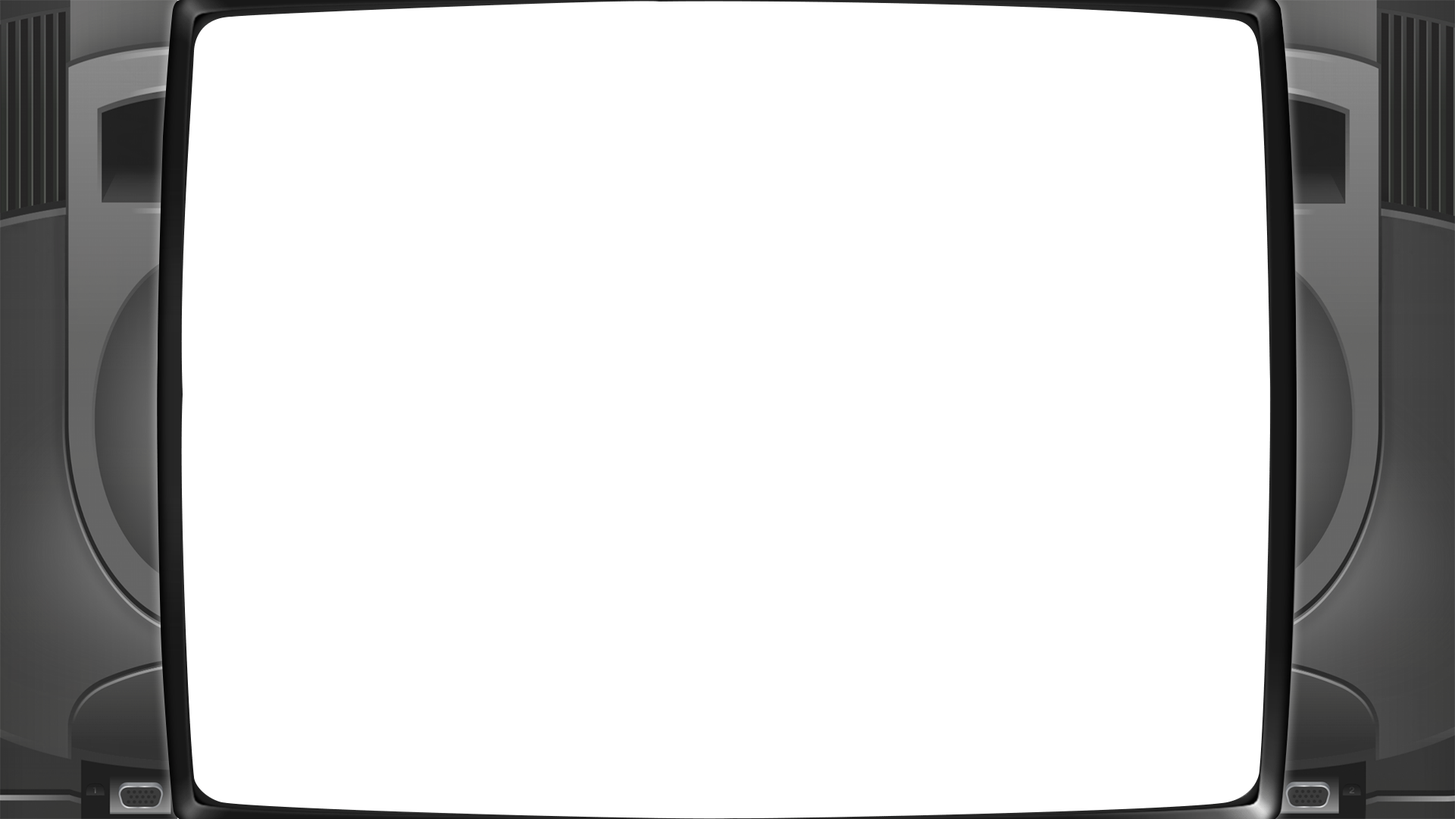
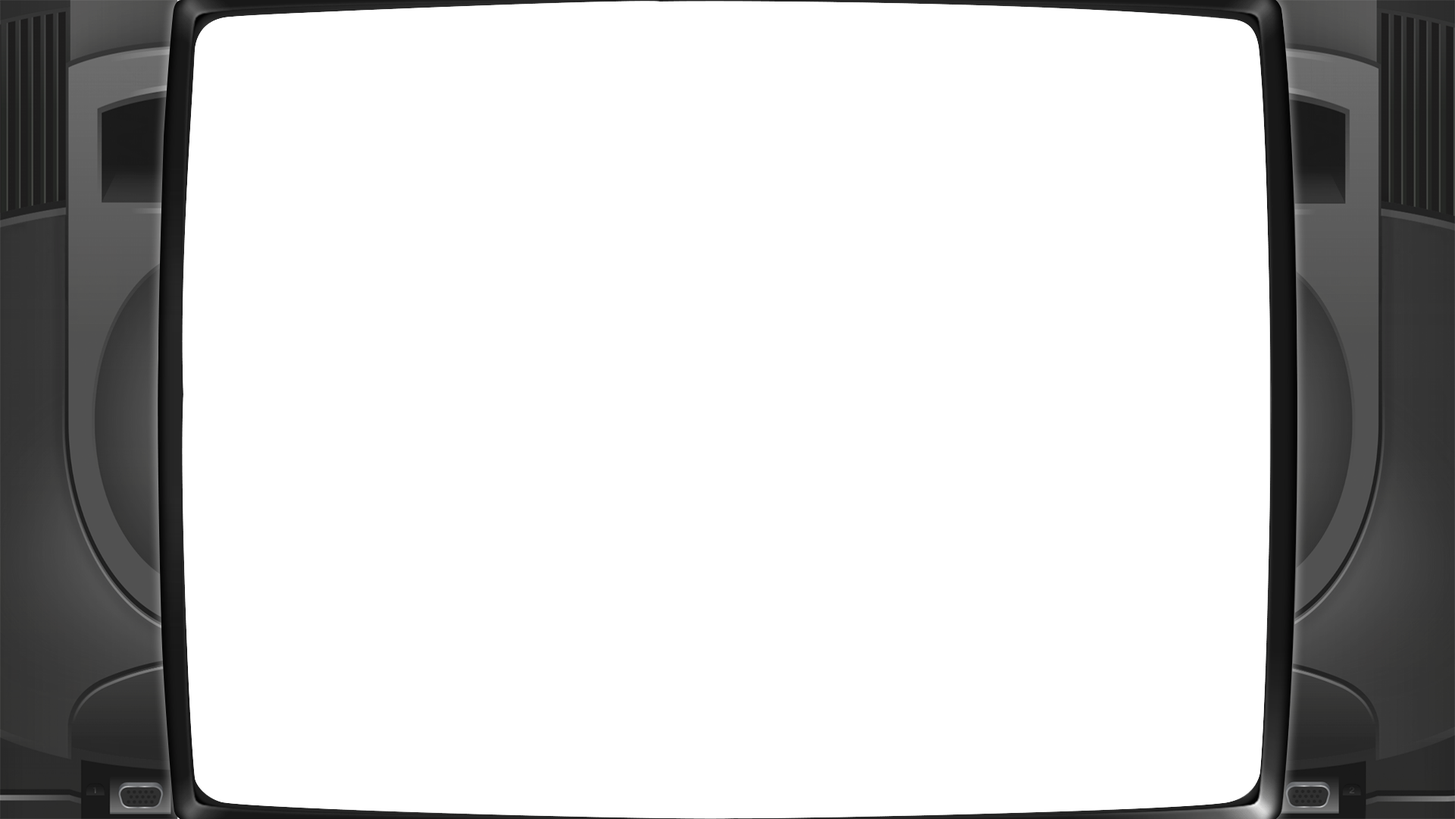
Layers edited between the first and the second 1455×819 image:
painted on "Calque 1" over [147, 0, 1309, 819]
